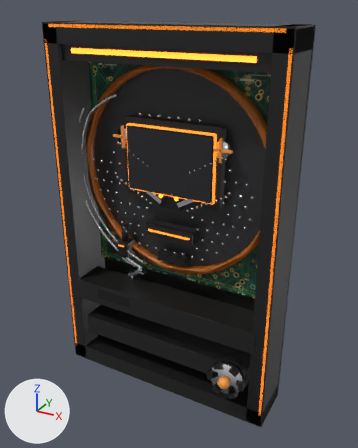
The glTF model pachi/pachinko.glb: old version first, new version second.
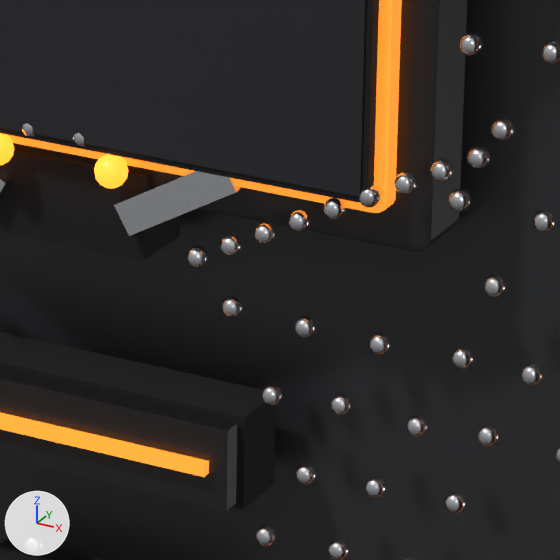
The first picture shows the older version from a 50 mm lens placed at (0.498, -0.862, 0.849), pointed at (0.027, -0.006, 0.421). The close-ups show the older and then the newer version on the part from 45% to 66% of the width and 39% to 56% of the height of that picture. Only the edits that show in the close-ups are written down. Every picture has the same lights, and +X, +Y and +Z are marked at lower left. Where no turn or scale is listed for an object, it has been applied to the vertices.

Names of what the first close-up shows: 'attacker', 'attacker_lid', 'attacker_line', 'board', 'chucker_body', 'chucker_lamp_1', 'chucker_wing_1', 'lcd', 'lcd_bezel', 'lcd_line', 'lcd_screen', 'out', 'peg_097', 'peg_099', 'peg_101', 'peg_103', 'peg_105', 'peg_107', 'peg_109', 'peg_111', 'peg_113' and 28 more.
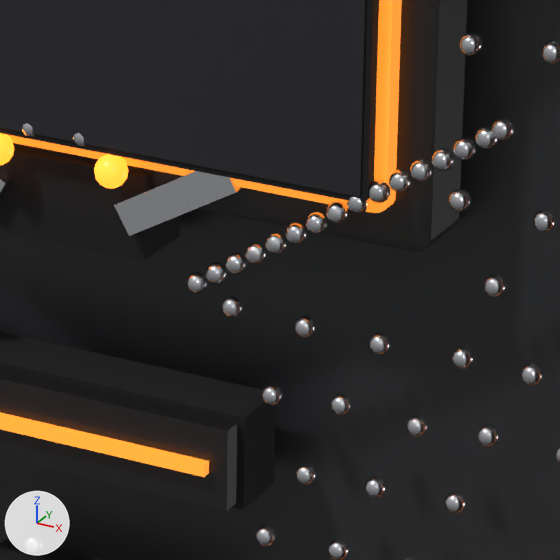
Where the change shows, as pixel boxes [x1, y1, x2, y2] in the close-ups (560 x 560 px):
```json
{"object": "peg_099", "change": "moved", "before": [431, 159, 453, 182], "after": [453, 137, 476, 160]}
{"object": "peg_101", "change": "moved", "before": [394, 172, 417, 195], "after": [431, 148, 454, 171]}
{"object": "peg_105", "change": "moved", "before": [323, 197, 345, 220], "after": [389, 169, 412, 193]}
{"object": "peg_107", "change": "moved", "before": [288, 210, 310, 232], "after": [368, 180, 390, 203]}
{"object": "peg_097", "change": "moved", "before": [467, 146, 491, 169], "after": [475, 126, 498, 150]}
{"object": "peg_111", "change": "moved", "before": [220, 234, 242, 256], "after": [326, 201, 349, 224]}
{"object": "peg_113", "change": "moved", "before": [186, 246, 208, 268], "after": [306, 211, 328, 234]}
{"object": "peg_103", "change": "moved", "before": [359, 185, 381, 207], "after": [410, 159, 433, 182]}
{"object": "peg_109", "change": "moved", "before": [254, 222, 276, 244], "after": [347, 196, 369, 214]}
{"object": "peg_115", "change": "added", "after": [285, 222, 307, 244]}
{"object": "peg_117", "change": "added", "after": [265, 232, 287, 254]}
{"object": "peg_119", "change": "added", "after": [245, 242, 267, 264]}
{"object": "peg_121", "change": "added", "after": [225, 252, 247, 274]}
{"object": "peg_125", "change": "added", "after": [186, 272, 208, 294]}
{"object": "peg_123", "change": "added", "after": [206, 262, 227, 284]}
```

Edits to the scene script, one JSON object a line:
```json
{"op": "set", "path": "ob_peg_097.location", "old": "(0.132, -0.002, 0.5)", "new": "(0.134, -0.002, 0.506)"}
{"op": "set", "path": "ob_peg_099.location", "old": "(0.1212, -0.002, 0.4943)", "new": "(0.1277, -0.002, 0.5017)"}
{"op": "set", "path": "ob_peg_101.location", "old": "(0.1105, -0.002, 0.4885)", "new": "(0.1214, -0.002, 0.4974)"}
{"op": "set", "path": "ob_peg_103.location", "old": "(0.0998, -0.002, 0.4828)", "new": "(0.1151, -0.002, 0.4931)"}
{"op": "set", "path": "ob_peg_105.location", "old": "(0.089, -0.002, 0.477)", "new": "(0.1089, -0.002, 0.4889)"}
{"op": "set", "path": "ob_peg_107.location", "old": "(0.0783, -0.002, 0.4713)", "new": "(0.1026, -0.002, 0.4846)"}
{"op": "set", "path": "ob_peg_109.location", "old": "(0.0675, -0.002, 0.4655)", "new": "(0.0963, -0.002, 0.4803)"}
{"op": "set", "path": "ob_peg_111.location", "old": "(0.0568, -0.002, 0.4597)", "new": "(0.09, -0.002, 0.476)"}
{"op": "set", "path": "ob_peg_113.location", "old": "(0.046, -0.002, 0.454)", "new": "(0.0837, -0.002, 0.4717)"}
{"op": "add", "block": "ob_peg_125", "code": ["ob_peg_125 = bpy.data.objects.new('peg_125', me_sphere_281.copy())  # the mesh of ob_peg_081", "ob_peg_125.location = (0.046, -0.002, 0.446)"]}
{"op": "add", "block": "ob_peg_123", "code": ["ob_peg_123 = bpy.data.objects.new('peg_123', me_sphere_308.copy())  # the mesh of ob_peg_108", "ob_peg_123.location = (0.0523, -0.002, 0.4503)"]}
{"op": "add", "block": "ob_peg_121", "code": ["ob_peg_121 = bpy.data.objects.new('peg_121', me_sphere_313.copy())  # the mesh of ob_peg_113", "ob_peg_121.location = (0.0586, -0.002, 0.4546)"]}
{"op": "add", "block": "ob_peg_119", "code": ["ob_peg_119 = bpy.data.objects.new('peg_119', me_sphere_275.copy())  # the mesh of ob_peg_075", "ob_peg_119.location = (0.0649, -0.002, 0.4589)"]}
{"op": "add", "block": "ob_peg_117", "code": ["ob_peg_117 = bpy.data.objects.new('peg_117', me_sphere_281.copy())  # the mesh of ob_peg_081", "ob_peg_117.location = (0.0711, -0.002, 0.4631)"]}
{"op": "add", "block": "ob_peg_115", "code": ["ob_peg_115 = bpy.data.objects.new('peg_115', me_sphere_308.copy())  # the mesh of ob_peg_108", "ob_peg_115.location = (0.0774, -0.002, 0.4674)"]}
```
